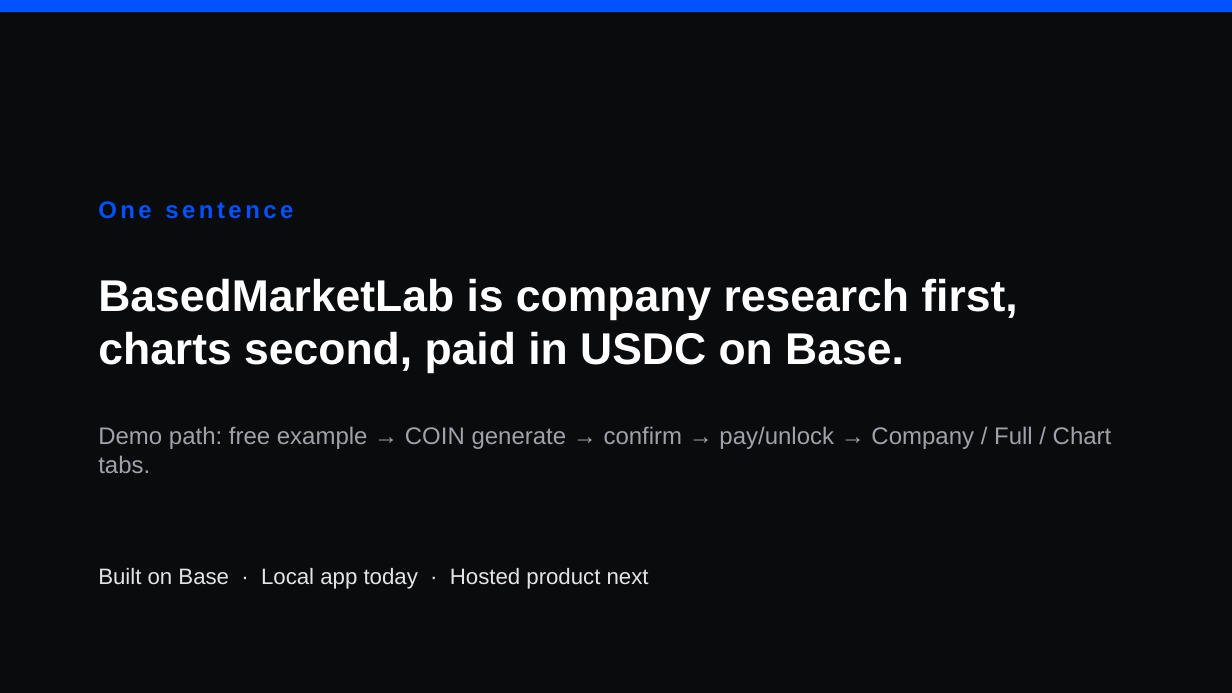
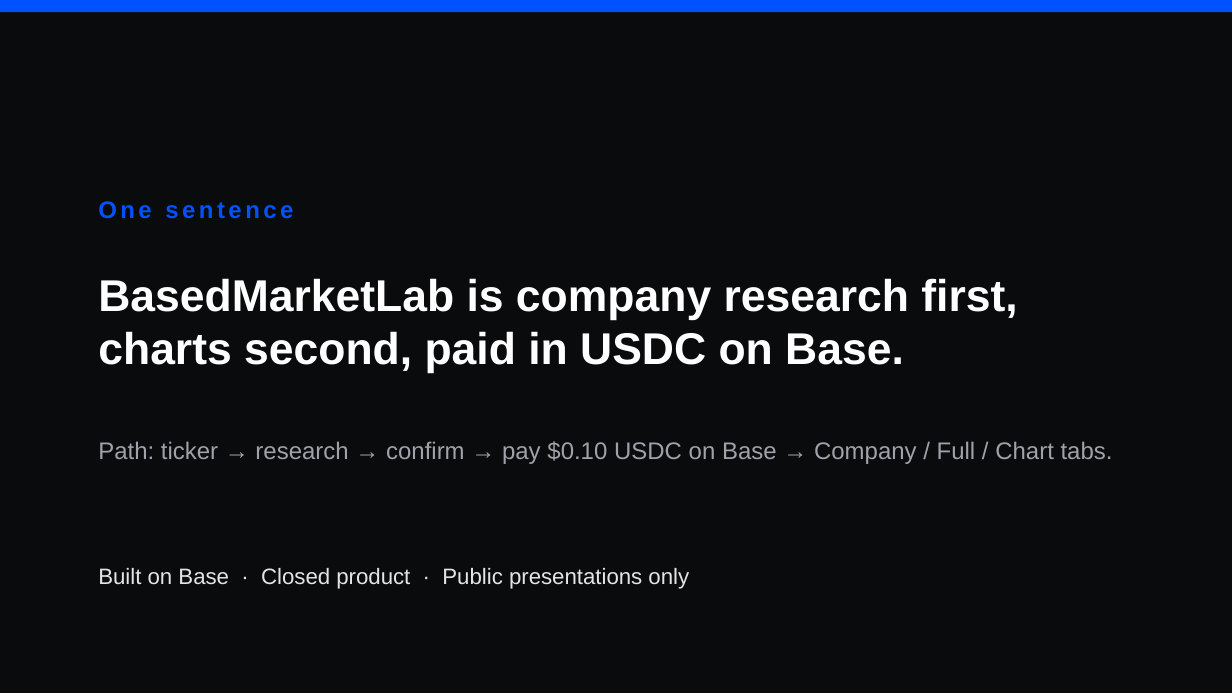
Before and after one commit to ikwo2x-ui/BasedCenter-site, a slide deck: slide 12 of presentations/BasedMarketLab-How-It-Works.pptx. Drawn at 1232x693 pixels with LibreOffice and Linux fonts; fonts in the diff are those of the drawing. Boxes give left, top, right and bottom in pixels: in the first picture for what was removed or moved away, otherwise in the second. Text is boxed around its words. In the diff, an @@ line names an element or a change of style, - is before the commit and + after.

Commit message:
Update BasedMarketLab presentation for Base mainnet.
Refresh how-it-works PDF/PPTX for $0.10 USDC on Base mainnet, one chart, no testnet free unlock. Keep site presentations-only; product remains closed source.

```diff
--- a/presentations/BasedMarketLab-How-It-Works.pptx
+++ b/presentations/BasedMarketLab-How-It-Works.pptx
@@ text at [98, 441, 1113, 464]: text changed @@
-Demo path: free example → COIN generate → confirm → pay/unlock → Company / Full / Chart tabs.
+Path: ticker → research → confirm → pay $0.10 USDC on Base → Company / Full / Chart tabs.
@@ text at [98, 568, 689, 589]: text changed @@
-Built on Base · Local app today · Hosted product next
+Built on Base · Closed product · Public presentations only
```
Also in this commit, not shown: 9 other slides changed, 4 other files.
